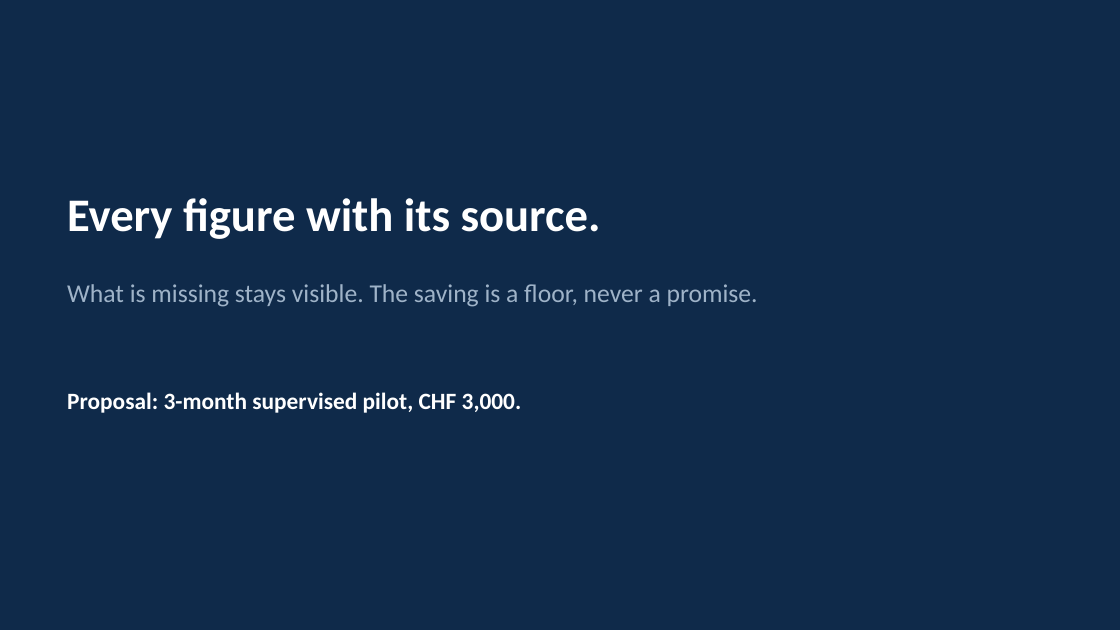
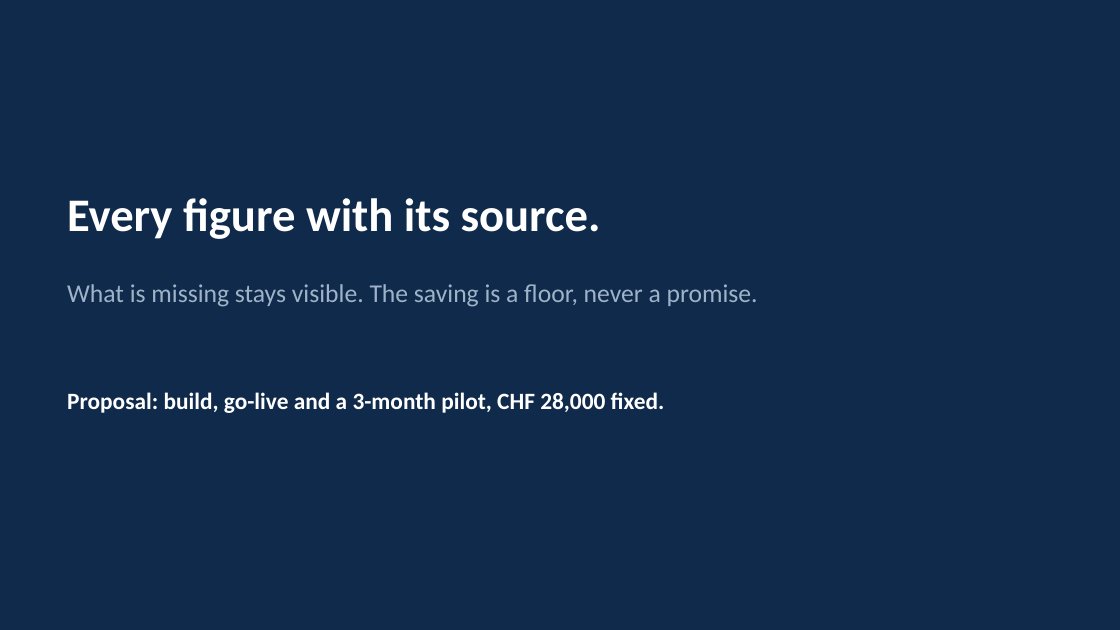
Before and after one commit to rossotti-alessandro/PortfolioCostEngine, a slide deck: slide 35 of slides/FeeLens_Proposal_EN.pptx (slide 33 before the commit). Drawn at 1120x630 pixels with LibreOffice and Linux fonts; fonts in the diff are those of the drawing. Boxes give left, top, right and bottom in pixels: in the first picture for what was removed or moved away, otherwise in the second. Text is boxed around its words. In the diff, an @@ line names an element or a change of style, - is before the commit and + after.

```diff
--- a/slides/FeeLens_Proposal_EN.pptx
+++ b/slides/FeeLens_Proposal_EN.pptx
@@ text at (67, 392, 665, 413): text changed @@
-Proposal: 3-month supervised pilot, CHF 3,000.
+Proposal: build, go-live and a 3-month pilot, CHF 28,000 fixed.
```
Also in this commit, not shown: 4 other slides changed, 4 slides added, 1 slide removed, 28 other files.
